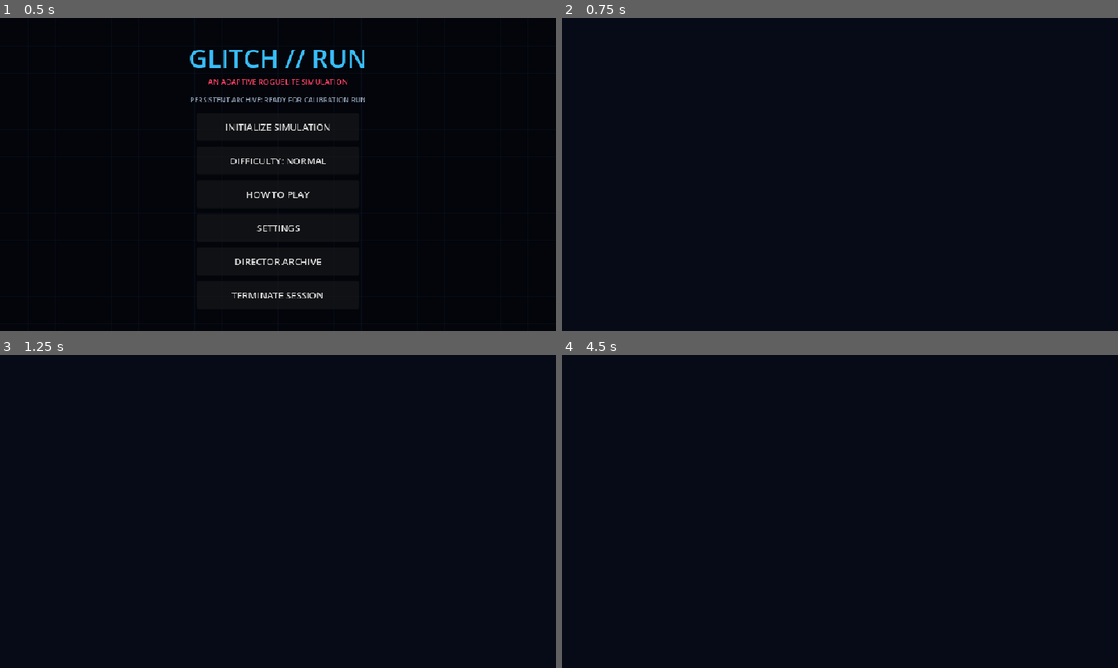
Above: before the commit, frames 1-4 (two rows, left to right).
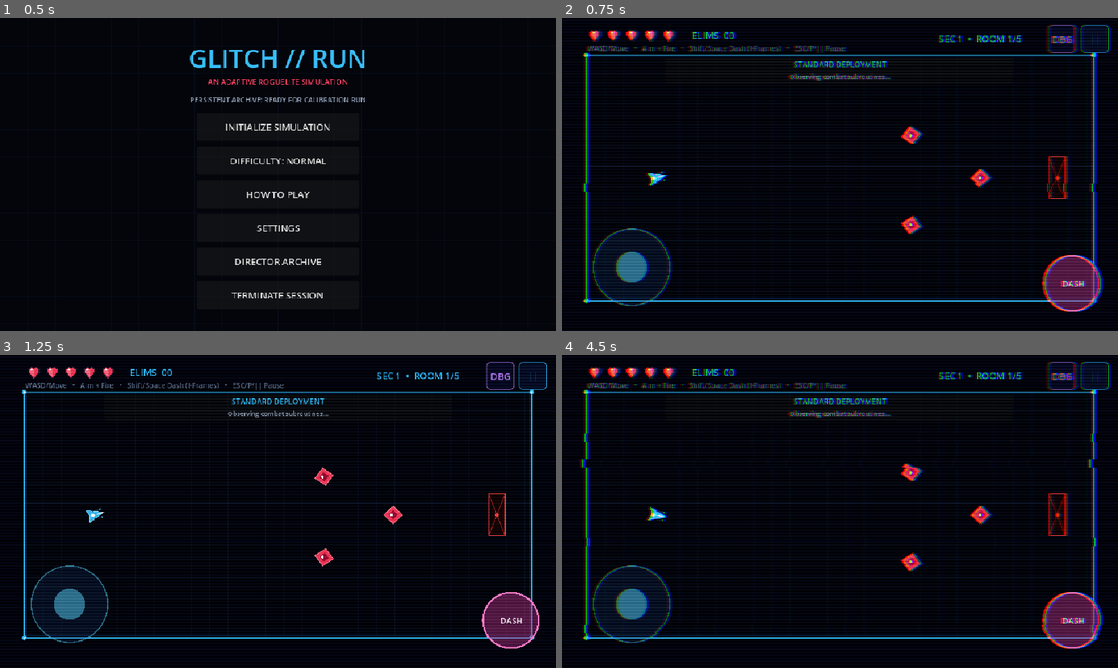
Above: after the commit, the same moments.

Repository: DaKaufeeBoii/GLITCH-RUN
Game: Godot game, scene res://scenes/ui/main_menu.tscn
The game is run twice, just before and just after one commit, with the same random seed, the same clock (stepped at 60 frames per second) and the same inputs.
Inputs (mouse positions are in pixels of both pictures, inside the frame that each line leads up to):
- Up to frame 1 (0.5 s): no input
- Up to frame 2 (0.75 s): click "INITIALIZE SIMULATION" at 0.5 s
- Up to frame 3 (1.25 s): no input
- Up to frame 4 (4.5 s): click (1095, 376) at 1.25 s, where only the run after the commit has a clickable "||"; click (840, 605) at 2 s, where only the run after the commit has a clickable "RESTART RUN"; click (840, 605) at 2.75 s, where only the run after the commit has a clickable "RESTART RUN"; click (840, 605) at 3.5 s, where only the run after the commit has a clickable "RESTART RUN"; click (795, 542) at 4.25 s, where only the run after the commit has a clickable "CONFIRM"

Frame 1 is identical in both runs. In frame 2, 8.2% of the frame differs, in the area x 3-99%, y 2-94%; in frame 3, 5.4%; in frame 4, 8.2%.
Error before the commit: Parse Error: There is already a variable named "rs" declared in this scope. (res://scripts/game.gd:758)

Commit message:
fix: resolve variable redeclaration in game.gd and all GDScript compiler warnings

Diff:
--- a/scripts/behavior_tracker.gd
+++ b/scripts/behavior_tracker.gd
@@ -96,7 +96,7 @@
 	shots_hit += 1
 
 
-func record_enemy_kill(enemy_family: String, player_dist: float, is_dash_kill: bool = false) -> void:
+func record_enemy_kill(_enemy_family: String, player_dist: float, is_dash_kill: bool = false) -> void:
 	if is_dash_kill:
 		kills_by_player_tactic["DASH_STATIC"] += 1
 	elif player_dist > 280.0:
--- a/scripts/boss_director.gd
+++ b/scripts/boss_director.gd
@@ -5,8 +5,7 @@
 ## tracks within-run boss encounter history, and assigns bounded authored mutations
 ## with visible trade-offs when bosses return in endless runs.
 
-const BossDefinition := preload("res://scripts/boss_definition.gd")
-const BOSS_DEFINITION_SCRIPT := BossDefinition
+const BOSS_DEFINITION_SCRIPT := preload("res://scripts/boss_definition.gd")
 
 var definitions: Dictionary = {} # boss_id -> BossDefinition
 var encounter_history: Array[Dictionary] = []
--- a/scripts/dungeon_generator.gd
+++ b/scripts/dungeon_generator.gd
@@ -209,7 +209,7 @@
 			return "CHAMBER %d // COMBAT" % (target_idx + 1)
 
 
-func _pick_template_name(index: int, room_type: String, rng: RandomNumberGenerator) -> String:
+func _pick_template_name(_index: int, room_type: String, rng: RandomNumberGenerator) -> String:
 	if room_type == "START":
 		return "CALIBRATION_OPEN"
 	if room_type == "BOSS":
@@ -226,7 +226,7 @@
 	return templates[rng.randi() % templates.size()]
 
 
-func _apply_template_geometry(room: RoomData, template_name: String, rng: RandomNumberGenerator) -> void:
+func _apply_template_geometry(room: RoomData, template_name: String, _rng: RandomNumberGenerator) -> void:
 	room.obstacles.clear()
 	var center := room.bounds.get_center()
 
--- a/scripts/encounter_director.gd
+++ b/scripts/encounter_director.gd
@@ -41,7 +41,7 @@
 
 	var room_idx: int = room.index
 	var chokepoint_ratio: float = float(room.tactical_context.get("chokepoint_ratio", 0.0))
-	var has_cover: bool = bool(room.tactical_context.get("has_cover", false))
+	var _has_cover: bool = bool(room.tactical_context.get("has_cover", false))
 	var flanking_lanes: int = int(room.tactical_context.get("flanking_lanes", 1))
 
 	var chosen_tactic := "DEFAULT"
--- a/scripts/evolution_manager.gd
+++ b/scripts/evolution_manager.gd
@@ -75,10 +75,10 @@
 
 func process_encounter_end(
 	sector_index: int,
-	damage_taken_by_player: int,
+	_damage_taken_by_player: int,
 	combat_duration: float,
 	player_profile: Dictionary,
-	selected_tactic: String
+	_selected_tactic: String
 ) -> Array[Dictionary]:
 	## Evaluates combat outcomes, updates Layer B specialization and Layer C population fitness.
 	## Returns a list of newly applied mutations and evolutionary adaptations.
@@ -94,7 +94,7 @@
 	# Evaluate if player tactics warrant specific named counter-mutations
 	var mob: float = float(player_profile.get("mobility", 0.5))
 	var rng: float = float(player_profile.get("ranged", 0.5))
-	var tur: float = float(player_profile.get("turret", 0.5))
+	var _tur: float = float(player_profile.get("turret", 0.5))
 	var player_tactics: Dictionary = player_profile.get("successful_player_tactics", {})
 
 	# High Mobility -> Shooters gain PREDICTIVE_OPTICS & Dashers gain ION_HAZARD_TRAIL
@@ -177,7 +177,7 @@
 	return new_adaptations
 
 
-func _evolve_family_pool(family: String, sector_index: int, new_adaptations: Array[Dictionary]) -> void:
+func _evolve_family_pool(family: String, sector_index: int, _new_adaptations: Array[Dictionary]) -> void:
 	var pool: Array = active_genomes[family]
 	if pool.size() < 2:
 		return
--- a/scripts/game.gd
+++ b/scripts/game.gd
@@ -755,7 +755,6 @@
 		rs.on_enemy_eliminated()
 
 	if active_enemies.is_empty() and not room_cleared:
-		var rs = get_node_or_null("/root/RunState")
 		if rs and rs.progression and rs.progression.advance_wave():
 			rs.current_wave = rs.progression.current_wave
 			_trigger_next_wave()
--- a/scripts/run_progression.gd
+++ b/scripts/run_progression.gd
@@ -61,7 +61,7 @@
 		if difficulty == "EASY":
 			waves_in_room = 3
 		elif difficulty == "HARD":
-			waves_in_room = clampi(3 + int(run_depth / 4), 3, MAX_WAVES_PER_ROOM)
+			waves_in_room = clampi(3 + int(float(run_depth) / 4.0), 3, MAX_WAVES_PER_ROOM)
 		else: # NORMAL
 			if run_depth <= 3:
 				waves_in_room = 3
@@ -85,7 +85,7 @@
 			base_count = 3
 
 	# Gradual scaling with depth and wave index
-	var depth_bonus := clampi(int(run_depth / 3), 0, 4)
+	var depth_bonus := clampi(int(float(run_depth) / 3.0), 0, 4)
 	var wave_bonus := clampi(wave - 1, 0, 2)
 	var total_budget: int = clampi(base_count + depth_bonus + wave_bonus, 2, 9)
 	return total_budget
--- a/scripts/spatial_index.gd
+++ b/scripts/spatial_index.gd
@@ -4,7 +4,7 @@
 ## Replaces per-agent full-tree group scans with a centralized neighbor cache,
 ## using squared distances and neighbor count capping to maintain high frame rates on mobile.
 
-const EnemySteering := preload("res://scripts/enemy_steering.gd")
+const ENEMY_STEERING_SCRIPT := preload("res://scripts/enemy_steering.gd")
 
 var registered_agents: Array[Node2D] = []
 var cached_positions: Array[Vector2] = []
@@ -74,4 +74,4 @@
 		return Vector2.ZERO
 	var origin := agent.global_position
 	var neighbors := get_neighbor_positions(origin, radius, max_neighbors, origin)
-	return EnemySteering.get_separation_vector(origin, neighbors, radius, max_neighbors)
+	return ENEMY_STEERING_SCRIPT.get_separation_vector(origin, neighbors, radius, max_neighbors)
--- a/scripts/test_director.gd
+++ b/scripts/test_director.gd
@@ -411,7 +411,7 @@
 	assert(not shooter_g.has_mutation("PREDICTIVE_OPTICS"), "Generation 1 shooter starts unmutated")
 
 	# Process encounter where player dashed frequently
-	var adaptations := evo_mgr.process_encounter_end(1, 1, 22.0, mobile_profile, "COUNTER_MOBILITY")
+	var _adaptations := evo_mgr.process_encounter_end(1, 1, 22.0, mobile_profile, "COUNTER_MOBILITY")
 	assert(evo_mgr.generation == 2, "Generation must advance after encounter")
 
 	# Check that shooter in population acquired PREDICTIVE_OPTICS
@@ -1185,8 +1185,10 @@
 	assert("gradle_build/target_sdk=\"34\"" in content, "Target SDK must be 34 (Android 14)")
 
 	# Verify mobile virtual controls sizing exceeds 48dp
-	assert(MOBILE_CONTROLS_SCRIPT.JOYSTICK_RADIUS >= 48.0, "Joystick radius must exceed 48dp touch threshold")
-	assert(MOBILE_CONTROLS_SCRIPT.DASH_RADIUS >= 48.0, "Dash radius must be at least 48dp touch threshold")
+	var ctrl = MOBILE_CONTROLS_SCRIPT.new()
+	assert(float(ctrl.get("JOYSTICK_RADIUS")) >= 48.0, "Joystick radius must exceed 48dp touch threshold")
+	assert(float(ctrl.get("DASH_RADIUS")) >= 48.0, "Dash radius must be at least 48dp touch threshold")
+	ctrl.free()
 
 	print("  [PASS] Android Export Preset Configuration & Touch Targets Scenario")
 	return true
@@ -1263,7 +1265,8 @@
 
 
 static func test_debris_and_entity_bounding() -> bool:
-	assert(DEBRIS_EMITTER_SCRIPT.MAX_ACTIVE_SHARDS <= 64, "Debris emitter must bound max active shards for mobile GPU/CPU safety")
+	var emitter = DEBRIS_EMITTER_SCRIPT.new()
+	assert(int(emitter.get("MAX_ACTIVE_SHARDS")) <= 64, "Debris emitter must bound max active shards for mobile GPU/CPU safety")
 	var orig_count: int = int(DEBRIS_EMITTER_SCRIPT.active_shard_count)
 	var test_parent := Node2D.new()
 	DEBRIS_EMITTER_SCRIPT.active_shard_count = DEBRIS_EMITTER_SCRIPT.MAX_ACTIVE_SHARDS
